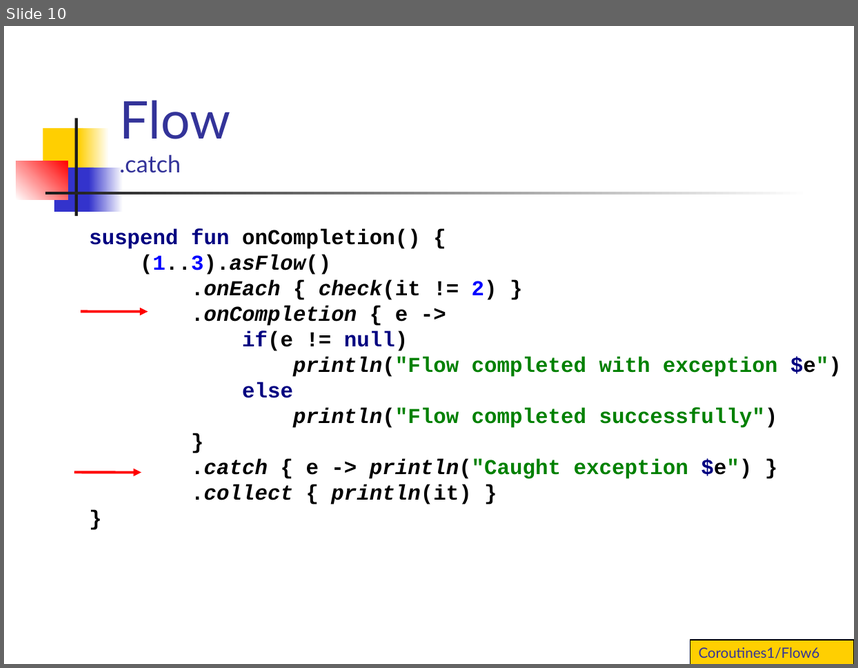
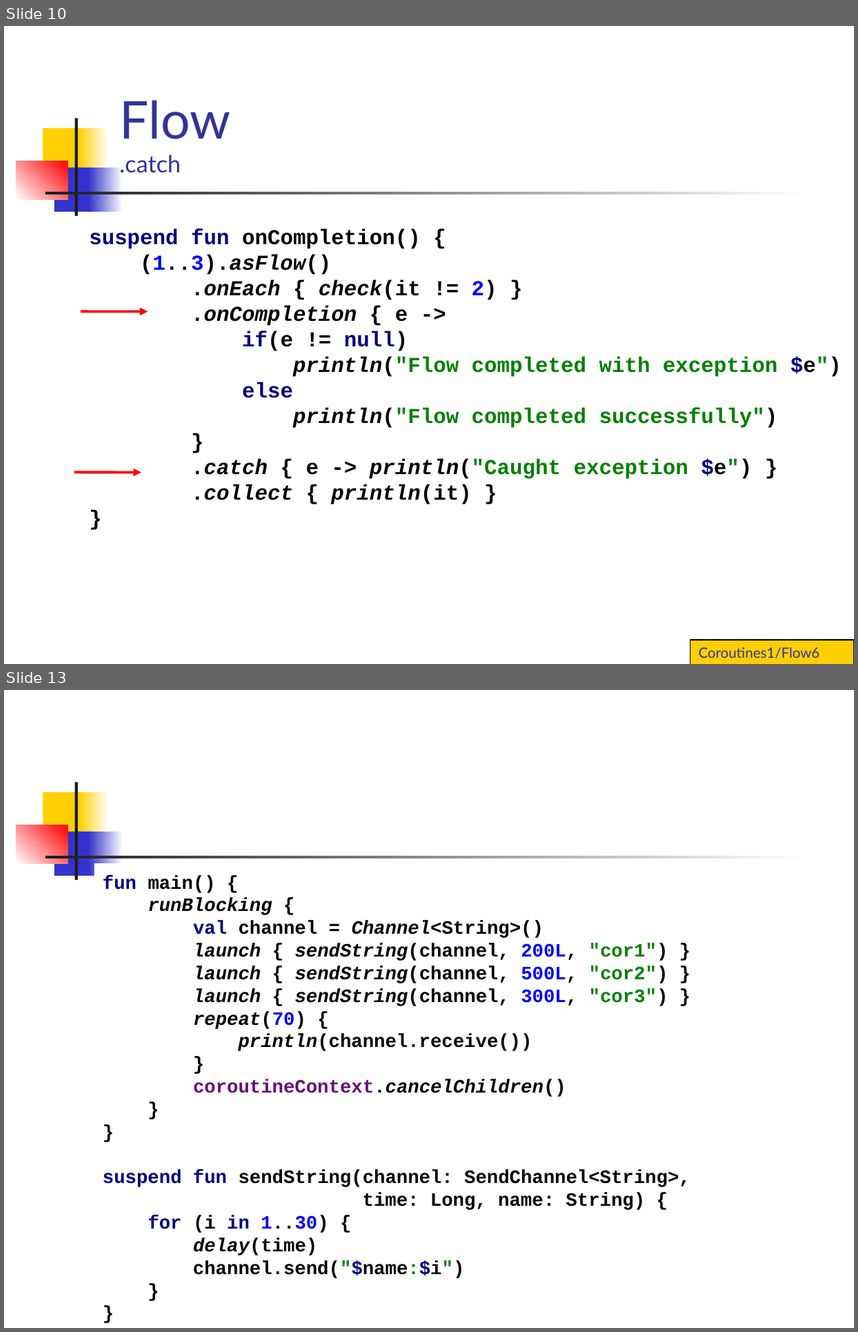
Before and after one commit to vmandro/Prednasky, a slide deck: 10/10B_Android.ppt. Shown one above the other, each under a label of ours: slide 10 before the commit, slides 10 and 13 after it; the slides between them are not shown. The pictures are 858x668 and 858x1332 pixels, drawn with LibreOffice and Linux fonts; fonts in the diff are those of the drawing. Boxes give left, top, right and bottom in pixels: in the first picture for what was removed or moved away, otherwise in the second. Text is boxed around its words. In the diff, an @@ line names an element or a change of style, - is before the commit and + after.

```diff
--- a/10/10B_Android.ppt
+++ b/10/10B_Android.ppt
@@ slide 13 added at bbox=[4, 690, 854, 1328], background #FFFFFF; not listed: 7 template elements that a slide beside it also shows @@
@@ text added at bbox=[103, 875, 691, 1278], 16 pt, text #000000, bold @@
+fun main() {
+runBlocking {
+val channel = Channel<String>()
+launch { sendString(channel, 200L, "cor1") }
+launch { sendString(channel, 500L, "cor2") }
+launch { sendString(channel, 300L, "cor3") }
+repeat(70) {
+println(channel.receive())
+}
+coroutineContext.cancelChildren()
+}
+}
+suspend fun sendString(channel: SendChannel<String>,
+time: Long, name: String) {
+for (i in 1..30) {
+delay(time)
+channel.send("$name:$i")
+}
+}
```
Also in this commit, not shown: 8 slides changed, 6 other slides added, 3 slides removed, 2 other files.
